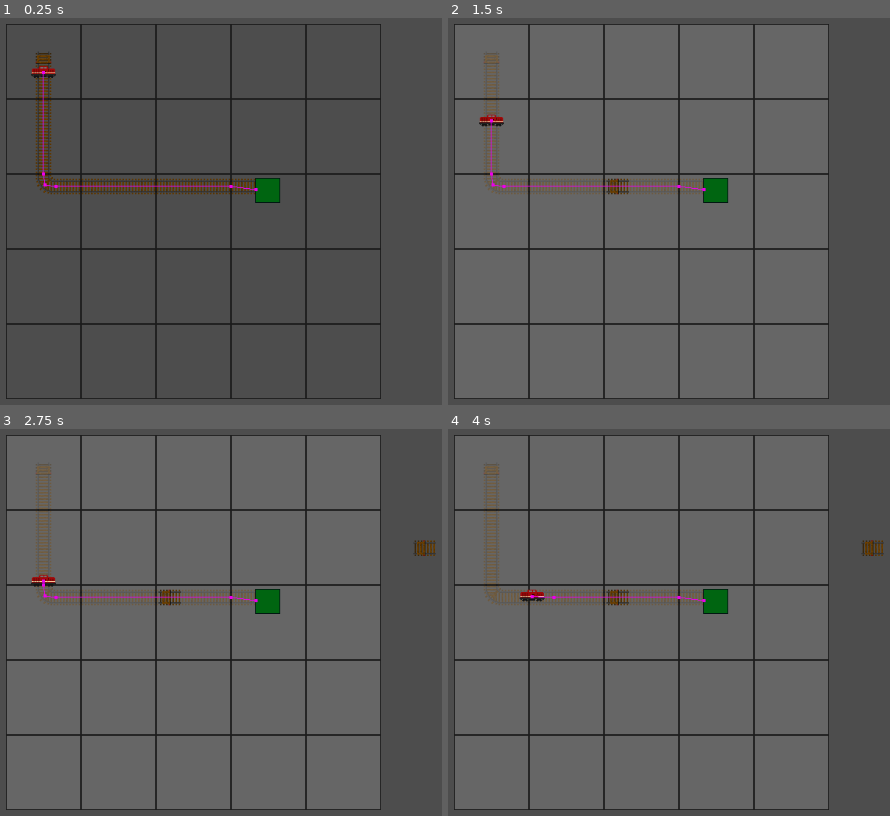
Above: before the commit, frames 1-4 (two rows, left to right).
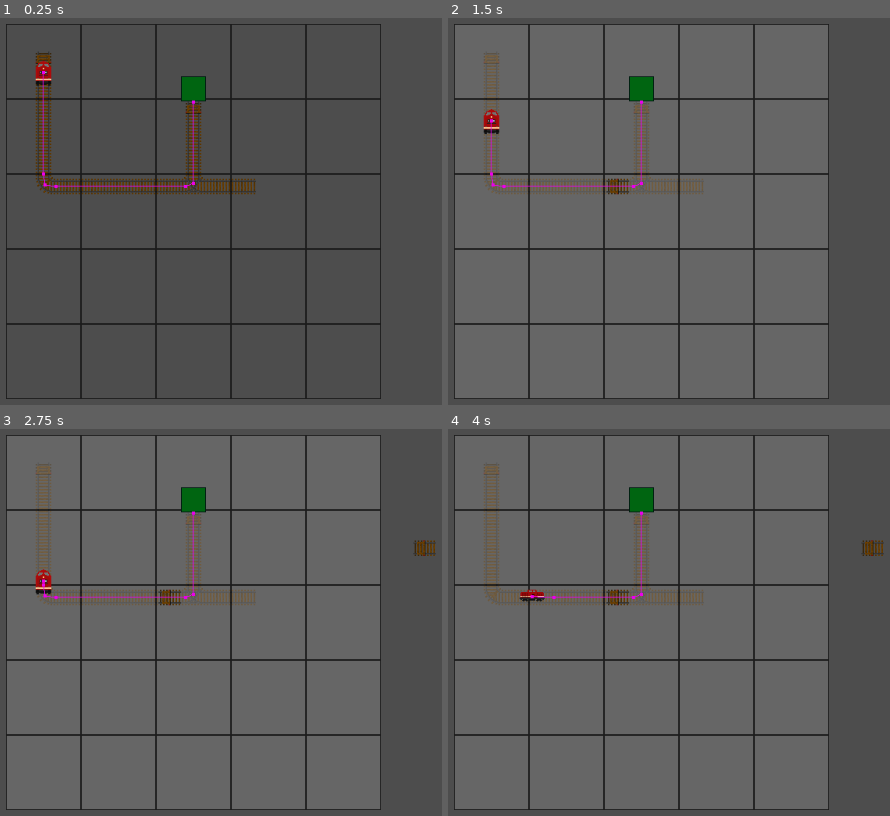
Above: after the commit, the same moments.

Repository: Deadlocz/UOL-Game-Jam-13
Game: Godot game, scene res://Level/schmevel.tscn
The game is run twice, just before and just after one commit, with the same random seed, the same clock (stepped at 60 frames per second) and the same inputs. This scene is started directly instead of the project's main scene.
Inputs (mouse positions are in pixels of both pictures, inside the frame that each line leads up to):
- Up to frame 1 (0.25 s): no input
- Up to frame 2 (1.5 s): move the mouse to (642, 211) at 0.52 s; click (642, 211) at 0.67 s; tap Enter at 1.25 s; move the mouse to (655, 223) at 1.27 s; click (655, 223) at 1.42 s
- Up to frame 3 (2.75 s): tap Space at 2 s; move the mouse to (411, 537) at 2.02 s; click (411, 537) at 2.17 s
- Up to frame 4 (4 s): move the mouse to (872, 548) at 2.77 s; click (872, 548) at 2.92 s; tap Enter at 3.5 s; move the mouse to (outside the picture) at 3.52 s; click (outside the picture) at 3.67 s

The runs differ from the first frame. In frame 1, 1.5% of the frame differs, in the area x 7-64%, y 11-48%; in frame 2, 1.3%; in frame 3, 1.3%; in frame 4, 1.1%.

Commit message:
feat: added Animation to train :(

Diff:
--- a/train-track-manic/Actors/Train/Train.tscn
+++ b/train-track-manic/Actors/Train/Train.tscn
@@ -1,9 +1,24 @@
 [gd_scene format=3 uid="uid://bit1ui22aykpx"]
 
 [ext_resource type="Script" uid="uid://bj71reg85o4d7" path="res://Actors/Train/train.gd" id="1_q62qj"]
+[ext_resource type="Texture2D" uid="uid://hguu64uxqv2j" path="res://Actors/Train/V100_front.png" id="2_6dyiy"]
 [ext_resource type="Texture2D" uid="uid://br48ruw5jxlx5" path="res://Actors/Train/V100_side.png" id="2_q62qj"]
 
 [sub_resource type="RectangleShape2D" id="RectangleShape2D_q62qj"]
+
+[sub_resource type="SpriteFrames" id="SpriteFrames_w2fji"]
+animations = [{
+"frames": [{
+"duration": 1.0,
+"texture": ExtResource("2_6dyiy")
+}, {
+"duration": 1.0,
+"texture": ExtResource("2_q62qj")
+}],
+"loop": true,
+"name": &"default",
+"speed": 5.0
+}]
 
 [node name="Train" type="CharacterBody2D" unique_id=1029754237]
 script = ExtResource("1_q62qj")
@@ -11,8 +26,9 @@
 [node name="CollisionShape2D" type="CollisionShape2D" parent="." unique_id=418362020]
 shape = SubResource("RectangleShape2D_q62qj")
 
-[node name="Sprite2D" type="Sprite2D" parent="CollisionShape2D" unique_id=190236208]
-texture = ExtResource("2_q62qj")
+[node name="AnimatedSprite2D" type="AnimatedSprite2D" parent="CollisionShape2D" unique_id=733190548]
+unique_name_in_owner = true
+sprite_frames = SubResource("SpriteFrames_w2fji")
 
 [node name="NavigationAgent2D" type="NavigationAgent2D" parent="." unique_id=2014716535]
 path_desired_distance = 10.0
--- a/train-track-manic/Actors/Train/train.gd
+++ b/train-track-manic/Actors/Train/train.gd
@@ -3,6 +3,7 @@
 var speed = 50.0
 
 @onready var nav: NavigationAgent2D = $NavigationAgent2D
+
 @export var target: Node2D
 
 # set le movement target
@@ -32,6 +33,13 @@
 	else:
 		_velocity_computed(new_velocity)
 
+	# get the velocity and change frames depending on x direction
+
+	if (abs(velocity.x) < abs(velocity.y)):
+		%AnimatedSprite2D.frame = 0
+	else:
+		%AnimatedSprite2D.frame = 1
+
 	# do la movement
 	move_and_slide()
 
--- a/train-track-manic/Level/schmevel.tscn
+++ b/train-track-manic/Level/schmevel.tscn
@@ -19,7 +19,7 @@
 tile_set = ExtResource("3_kx012")
 
 [node name="Rails" type="TileMapLayer" parent="." unique_id=1587177521]
-tile_map_data = PackedByteArray("AAAEAAIAAAAAAAAAAAAEAAMAAAA …(123 unchanged characters)… cAAAACAAMAAAAJAAcAAAACAAMAAAAKAAcAAAACAAMAAAALAAcAAAACAAMAAAAMAAcAAAACAAMAAAA=")
+tile_map_data = PackedByteArray("AAAEAAIAAAAAAAAAAAAEAAMAAAA …(123 unchanged characters)… cAAAACAAMAAAAJAAcAAAACAAMAAAAKAAcAAAACAAIAAAALAAcAAAACAAMAAAAMAAcAAAACAAMAAAAKAAYAAAAAAAEAAAAKAAUAAAAAAAEAAAAKAAQAAAAAAAAAAAA=")
 tile_set = ExtResource("4_g0nup")
 
 [node name="Grid" parent="." unique_id=798381590 instance=ExtResource("5_42xew")]
@@ -39,7 +39,7 @@
 cellHeight = 96
 
 [node name="Station" parent="." unique_id=436988140 instance=ExtResource("6_kx012")]
-position = Vector2(431, 245)
+position = Vector2(336, 115)
 
 [node name="Train" parent="." unique_id=1029754237 node_paths=PackedStringArray("target") instance=ExtResource("7_g0nup")]
 position = Vector2(144, 83)
